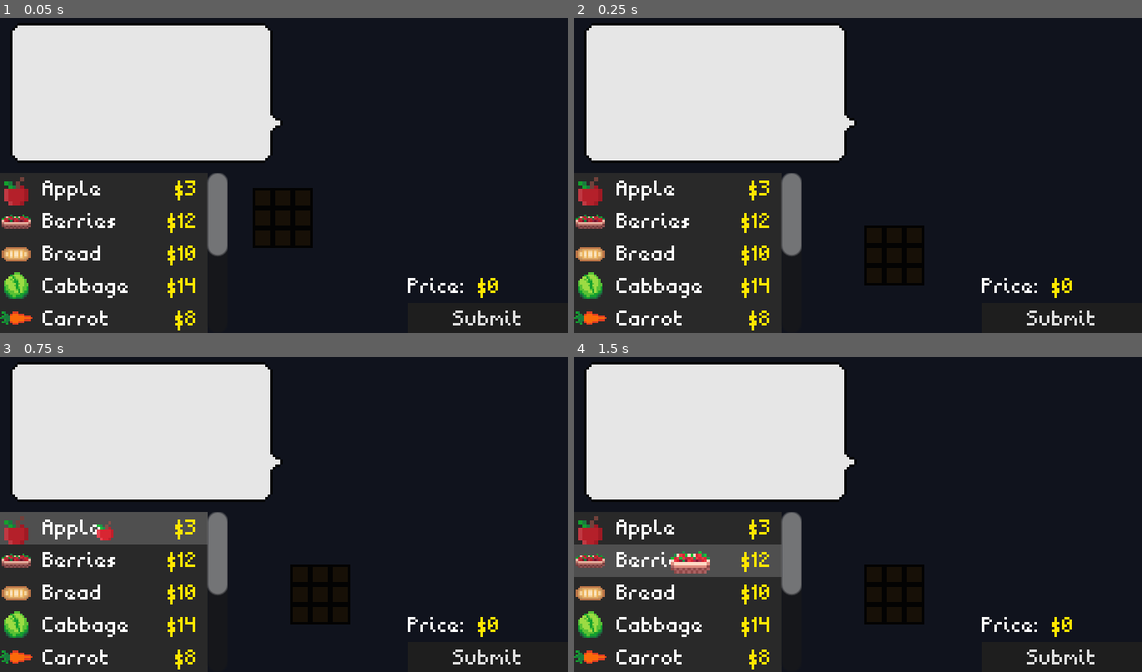
Above: before the commit, frames 1-4 (two rows, left to right).
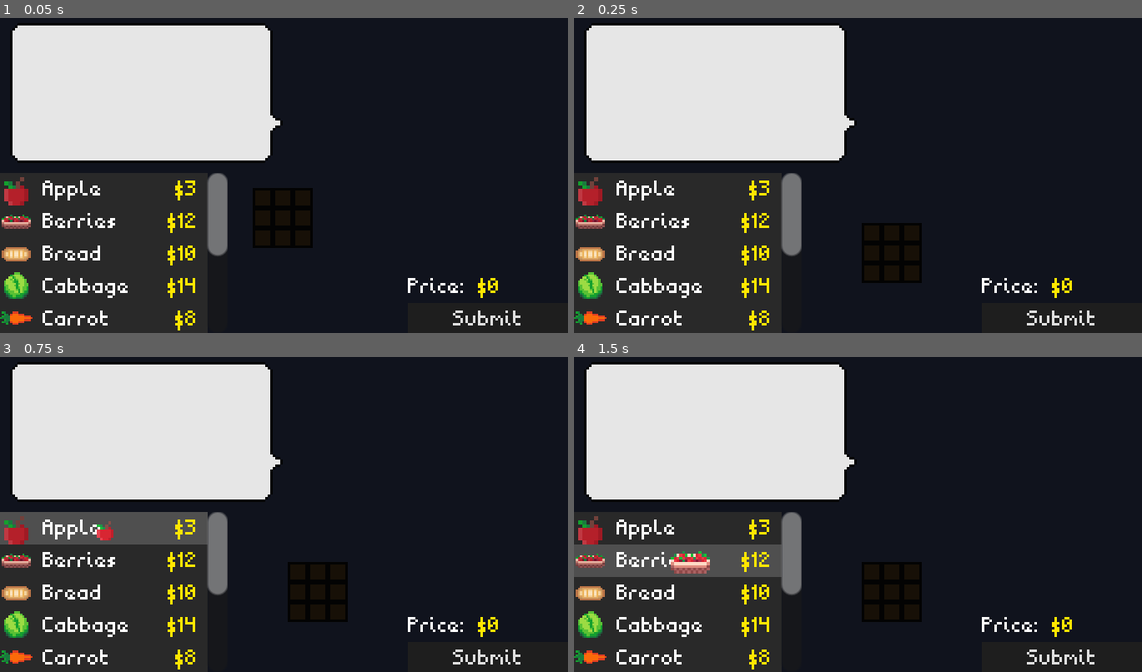
Above: after the commit, the same moments.

Repository: InRe-Dan/gmtk2024
Game: Godot game, scene res://main.tscn
The game is run twice, just before and just after one commit, with the same random seed, the same clock (stepped at 60 frames per second) and the same inputs. The engine's default icon, where the game draws it, is replaced by a stand-in: a white triangle on a blue panel in a dark square.
Inputs (mouse positions are in pixels of both pictures, inside the frame that each line leads up to):
- Up to frame 1 (0.05 s): no input
- Up to frame 2 (0.25 s): no input
- Up to frame 3 (0.75 s): click (102, 527) at 0.5 s
- Up to frame 4 (1.5 s): click (676, 561) at 1.27 s

Frame 1 is identical in both runs. In frame 2, 0.3% of the frame differs, in the area x 50-62%, y 65-85%; in frame 3, 0.3%; in frame 4, 0.3%.

Commit message:
Fixed lmao

Diff:
--- a/Grid/grid.gd
+++ b/Grid/grid.gd
@@ -138,8 +138,8 @@
 	$ColorRect.size = custom_minimum_size
 	var tween = get_tree().create_tween()
 	tween.tween_property(self, "position", Vector2(
-		(Globals.cell_size.x * Globals.max_grid_size.x) / col_count,
-		(Globals.cell_size.y * Globals.max_grid_size.y) / row_count), Globals.grid_tween_time)
+		(Globals.max_grid_size.x - col_count) * Globals.cell_size_half.x,
+		(Globals.max_grid_size.y - row_count) * Globals.cell_size_half.y), Globals.grid_tween_time)
 	tween.tween_callback(make_ready)
 	tween.play()
 
--- a/Item/grid_item.gd
+++ b/Item/grid_item.gd
@@ -18,7 +18,7 @@
 
 ## Called every frame to drag the food to the cursor
 func drag(drag_offset: Vector2i, delta: float) -> void:
-	global_position = lerp(global_position, get_global_mouse_position() - Globals.cell_size_half - Vector2(drag_offset * Globals.cell_size), delta * Globals.drag_speed)
+	global_position = lerp(global_position, get_global_mouse_position() - Globals.cell_size_half - Vector2(Vector2i(drag_offset.y, drag_offset.x) * Globals.cell_size), delta * Globals.drag_speed)
 
 
 ## Initializes this item
